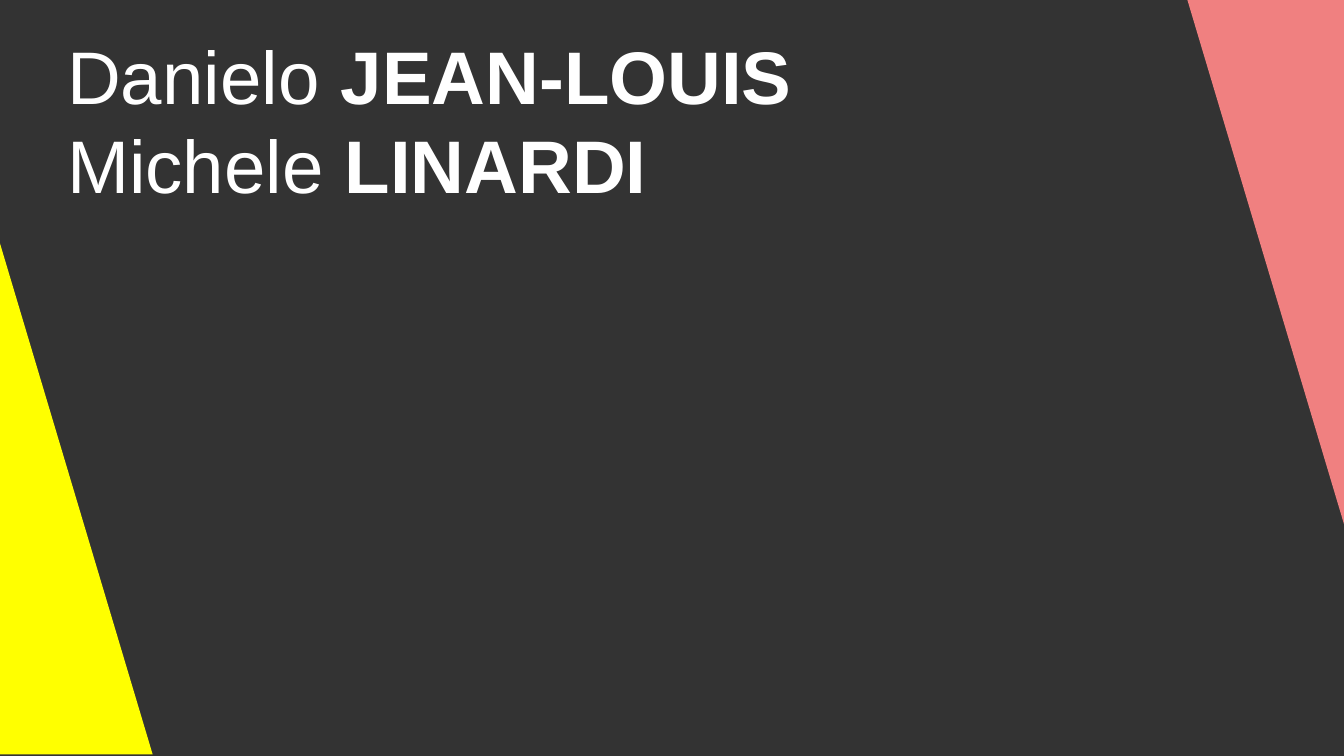
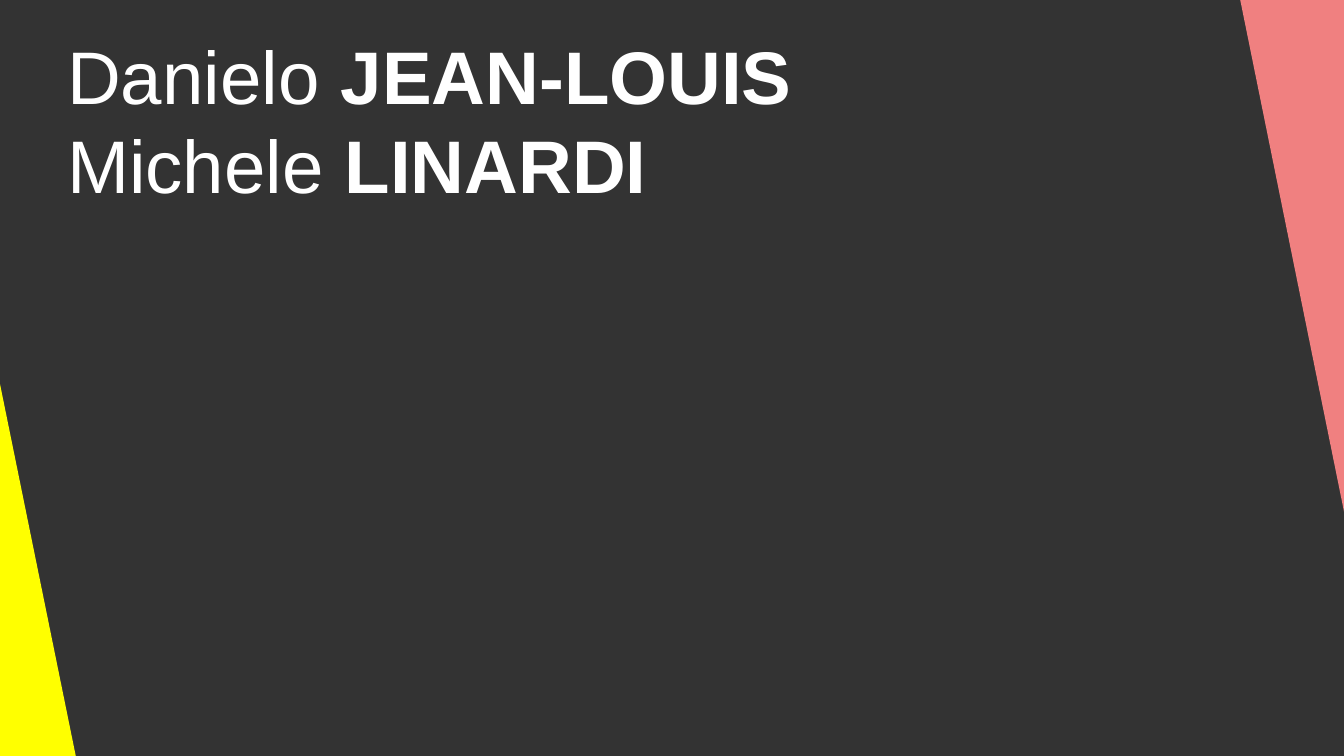
Before and after one commit to DanYellow/cours, a slide deck: slide 2 of didacticiels-generaux/ressources-archives.odp. Drawn at 1344x756 pixels with LibreOffice and Linux fonts; fonts in the diff are those of the drawing. Boxes give left, top, right and bottom in pixels: in the first picture for what was removed or moved away, otherwise in the second. Text is boxed around its words. In the diff, an @@ line names an element or a change of style, - is before the commit and + after.

```diff
--- a/didacticiels-generaux/ressources-archives.odp
+++ b/didacticiels-generaux/ressources-archives.odp
@@ right triangle resized from (x1=1188, y1=0, x2=1344, y2=531) to (x1=1239, y1=0, x2=1344, y2=521) @@
@@ right triangle resized from (x1=0, y1=224, x2=152, y2=755) to (x1=0, y1=355, x2=77, y2=756) @@
```
Also in this commit, not shown: 5 other slides changed, 2 slides added, 5 other files.
